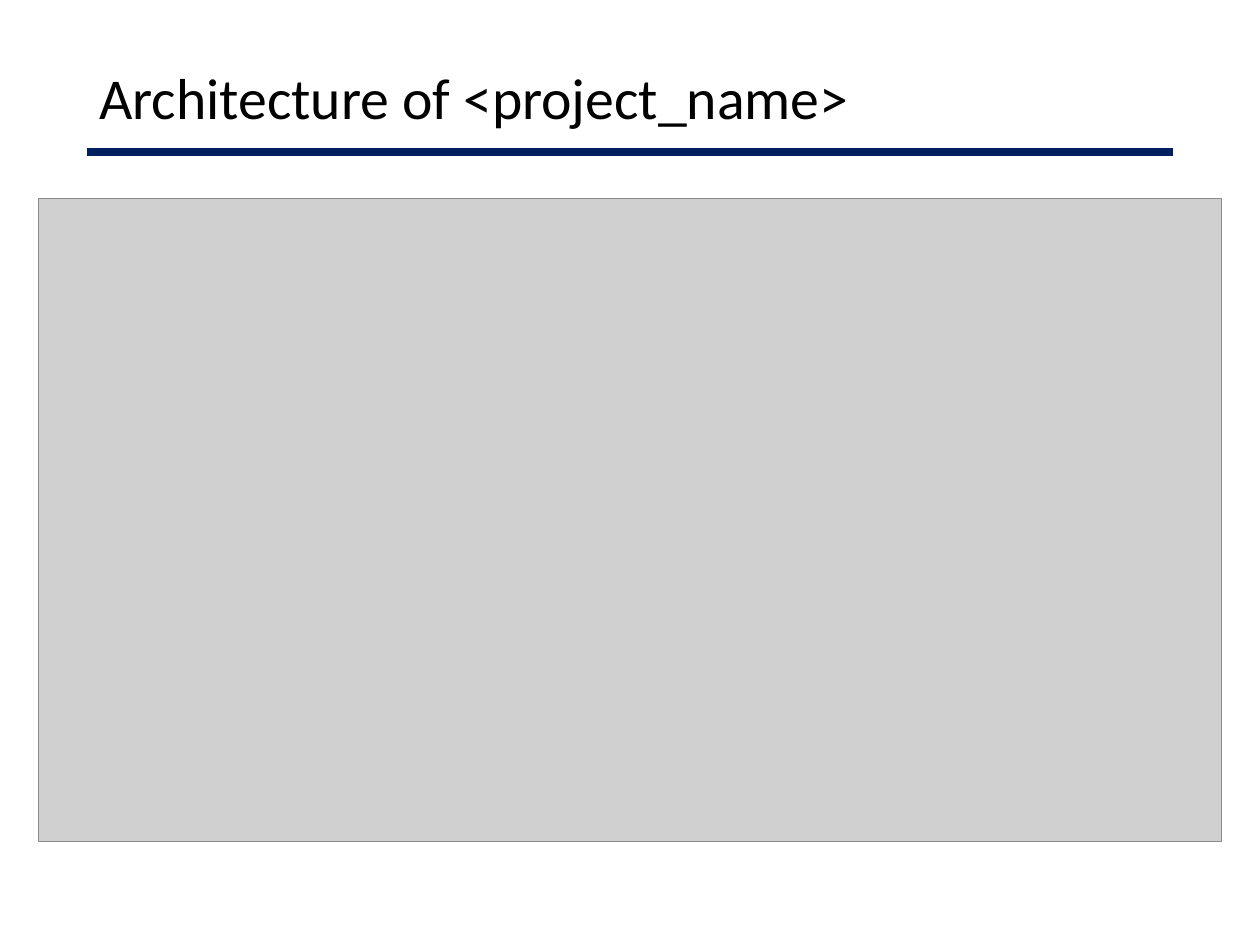
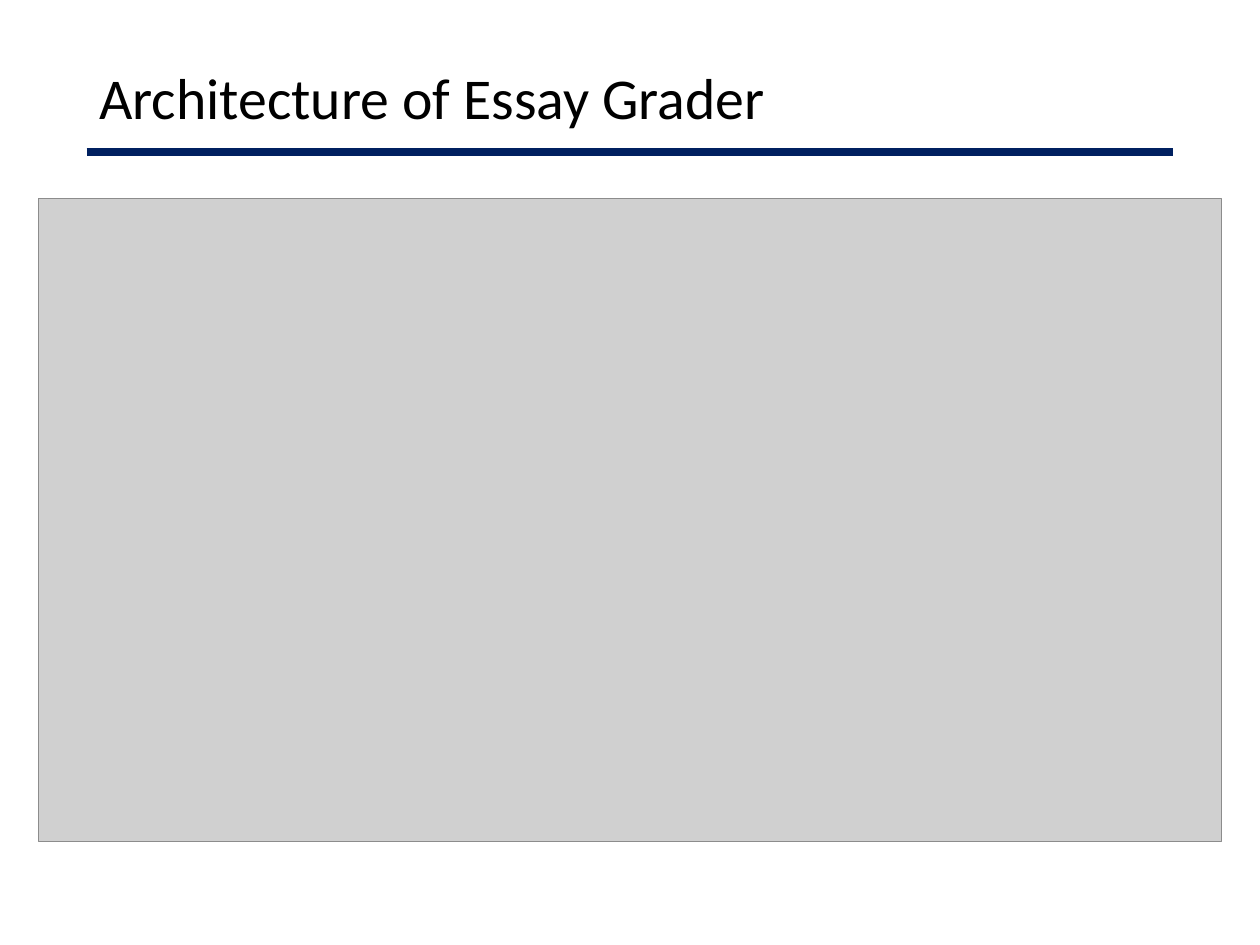
Before and after one commit to vishwaksenan/essay-grader, a slide deck: slide 5 of Documentation/Zeroth review ppt.pptx. Drawn at 1260x945 pixels with LibreOffice and Linux fonts; fonts in the diff are those of the drawing; grey boxes stand for pictures. Boxes give left, top, right and bottom in pixels: in the first picture for what was removed or moved away, otherwise in the second. Text is boxed around its words. In the diff, an @@ line names an element or a change of style, - is before the commit and + after.

Commit message:
ppt project name change

```diff
--- a/Documentation/Zeroth review ppt.pptx
+++ b/Documentation/Zeroth review ppt.pptx
@@ title at [99,79,764,129]: text changed @@
-Architecture of <project_name>
+Architecture of Essay Grader
```
Also in this commit, not shown: 2 other slides changed.
